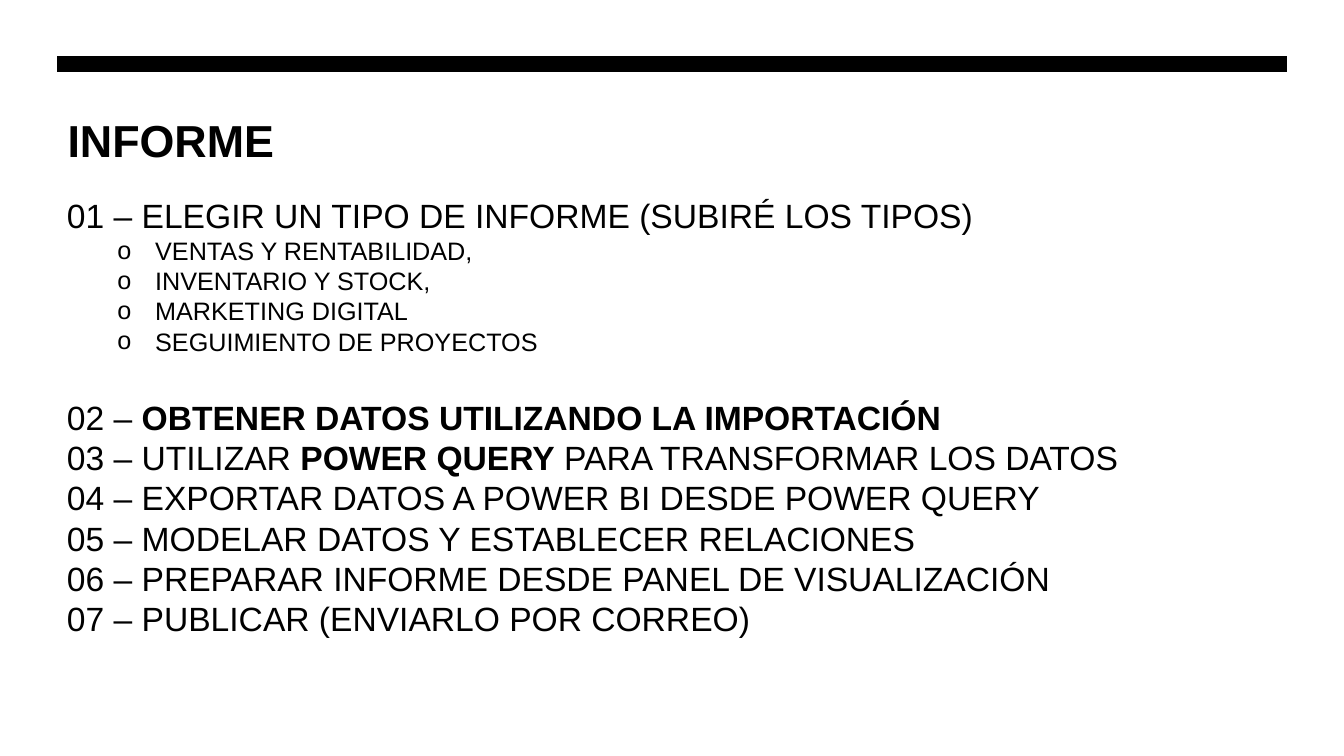
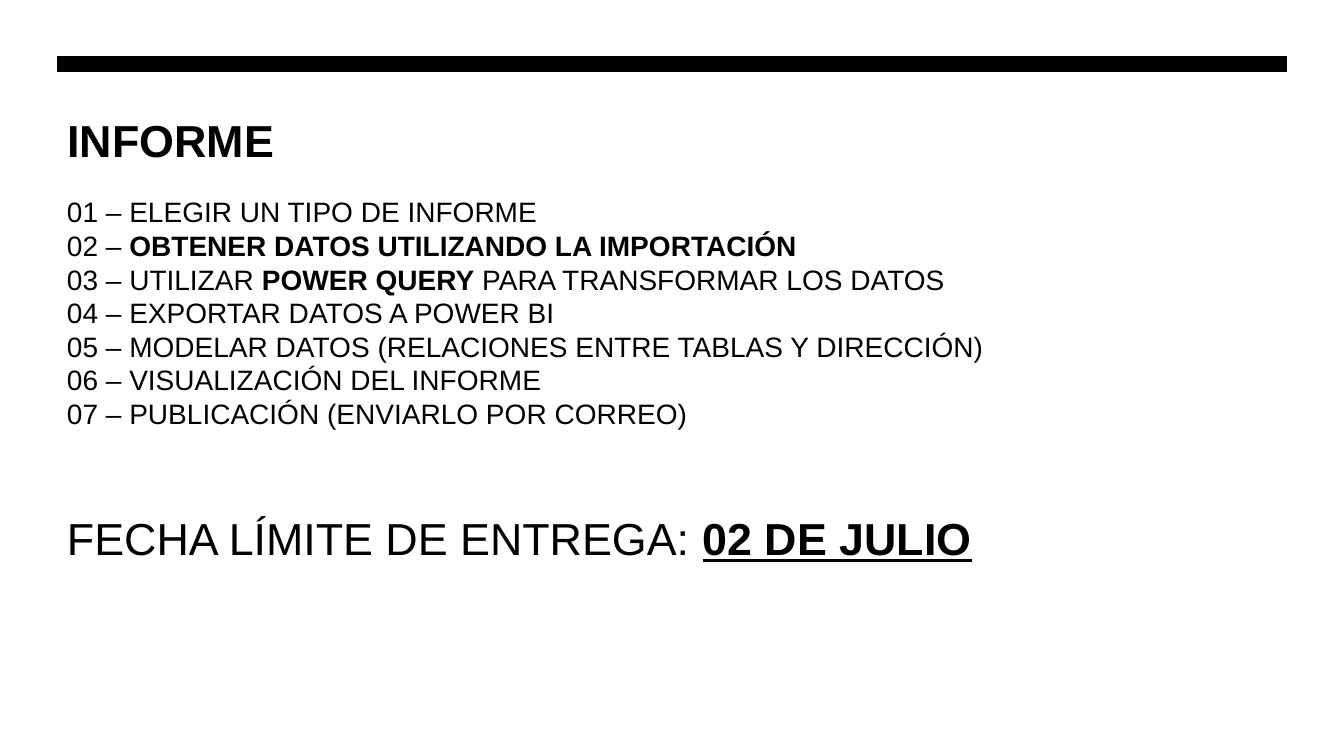
Before and after one commit to EnriqRP/PowerBI, a slide deck: slide 41 of 05 - FicherosInforme/Analítica de datos - Sesion 08 FINAL.pptx. Drawn at 1344x756 pixels with LibreOffice and Linux fonts; fonts in the diff are those of the drawing. Boxes give left, top, right and bottom in pixels: in the first picture for what was removed or moved away, otherwise in the second. Text is boxed around its words. In the diff, an @@ line names an element or a change of style, - is before the commit and + after.

```diff
--- a/05 - FicherosInforme/Analítica de datos - Sesion 08 FINAL.pptx
+++ b/05 - FicherosInforme/Analítica de datos - Sesion 08 FINAL.pptx
@@ text at [67, 202, 537, 223]: text changed; size 18 to 20 pt @@
-01 – ELEGIR UN TIPO DE INFORME (SUBIRÉ LOS TIPOS)
-  o VENTAS Y RENTABILIDAD,
-  o INVENTARIO Y STOCK,
-  o MARKETING DIGITAL
-  o SEGUIMIENTO DE PROYECTOS
+01 – ELEGIR UN TIPO DE INFORME
@@ text at [67, 234, 944, 295]: size 24 to 20 pt in "02 – OBTENER DATOS UTILIZANDO LA IMPORTACIÓN", "03 – UTILIZAR POWER QUERY PARA TRANSFORMAR ..." @@
@@ text at [67, 303, 983, 562]: text changed; size 24 to 20 pt @@
-04 – EXPORTAR DATOS A POWER BI DESDE POWER QUERY
-05 – MODELAR DATOS Y ESTABLECER RELACIONES
-06 – PREPARAR INFORME DESDE PANEL DE VISUALIZACIÓN
-07 – PUBLICAR (ENVIARLO POR CORREO)
+04 – EXPORTAR DATOS A POWER BI
+05 – MODELAR DATOS (RELACIONES ENTRE TABLAS Y DIRECCIÓN)
+06 – VISUALIZACIÓN DEL INFORME
+07 – PUBLICACIÓN (ENVIARLO POR CORREO)
+FECHA LÍMITE DE ENTREGA: 02 DE JULIO
```
Also in this commit, not shown: 1 other slide changed, 4 slides added, 1 other file.
